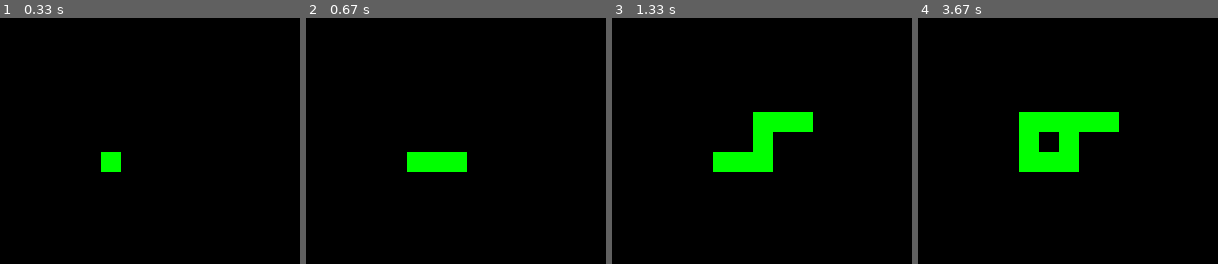
Above: before the commit, frames 1-4 (left to right).
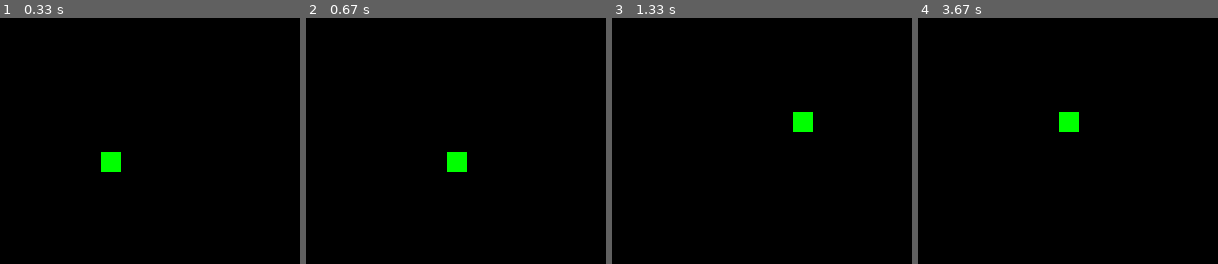
Above: after the commit, the same moments.

Repository: Douglas4GR/Game-Dev-Ideas
Game: pygame game, started from pygame/cobrinha/jogo_da_cobra.py
The game is run twice, just before and just after one commit, with the same random seed, the same clock (stepped at 60 frames per second) and the same inputs.
Inputs:
- Up to frame 1 (0.33 s): no input
- Up to frame 2 (0.67 s): hold D from 0.33 s (still down)
- Up to frame 3 (1.33 s): release D at 0.8 s; hold W 0.83-1.13 s; hold D from 1.17 s (still down)
- Up to frame 4 (3.67 s): release D at 1.63 s; hold A 1.67-2.2 s; hold S 2.23-2.53 s; hold A 2.57-2.97 s; hold W 3-3.37 s; hold D from 3.4 s (still down)
The pictures show only the part of the screen within x 49-99%, y 31-81%; the shares and areas given below are measured in that part.

Frame 1 is identical in both runs. In frame 2, 1.1% of the frame differs, in the area x 33-47%, y 54-63%; in frame 3, 3.3%; in frame 4, 4.9%, in the area x 33-67%, y 38-63%.

Commit message:
criando movimentação da cobrinha

Diff:
--- a/pygame/cobrinha/jogo_da_cobra.py
+++ b/pygame/cobrinha/jogo_da_cobra.py
@@ -42,6 +42,9 @@
 #função que aumenta a cobra
 def aumenta_cobra(lista_cobra, cobraXY):
     for XY in lista_cobra:
+        #XY = [x, y]
+        #XY[0] = x
+        #XY[1] = y
         pygame.draw.rect(tela, verde, (XY[0], XY[1], 20, 20))
 
 
@@ -83,10 +86,10 @@
         lista_cabeca = [] #lista que vai armazenar a posição da cabeça da cobra
         lista_cabeca.append(x_cobra)
         lista_cabeca.append(y_cobra)
-
-        lista_cobra.append(lista_cabeca)
+        lista_cobra.append(lista_cabeca) #adiciona a cabeça da cobra na lista da cobra
         aumenta_cobra(lista_cobra, cobra)
-
+        if len(lista_cobra) > pontuacao:
+            del lista_cobra[0]
 
         tela.blit(texto_formatado, (10,10))
         pygame.display.update()
